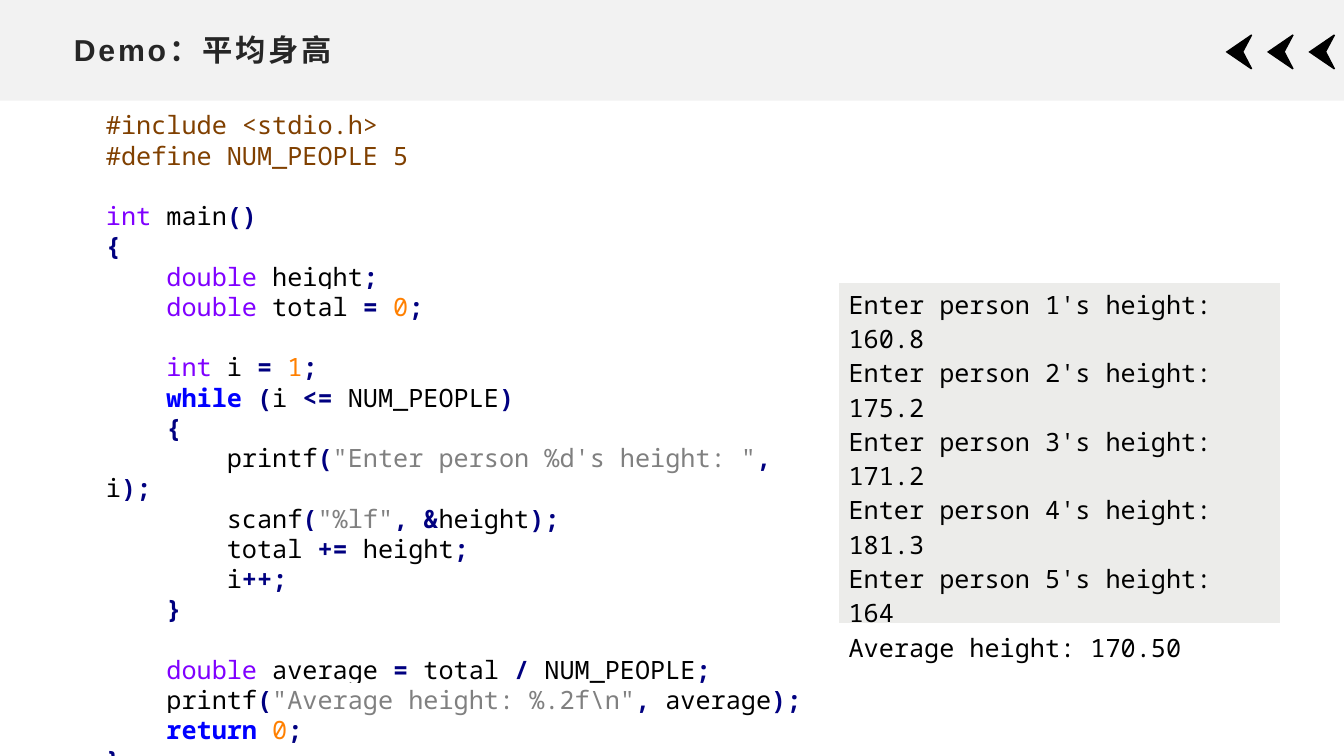
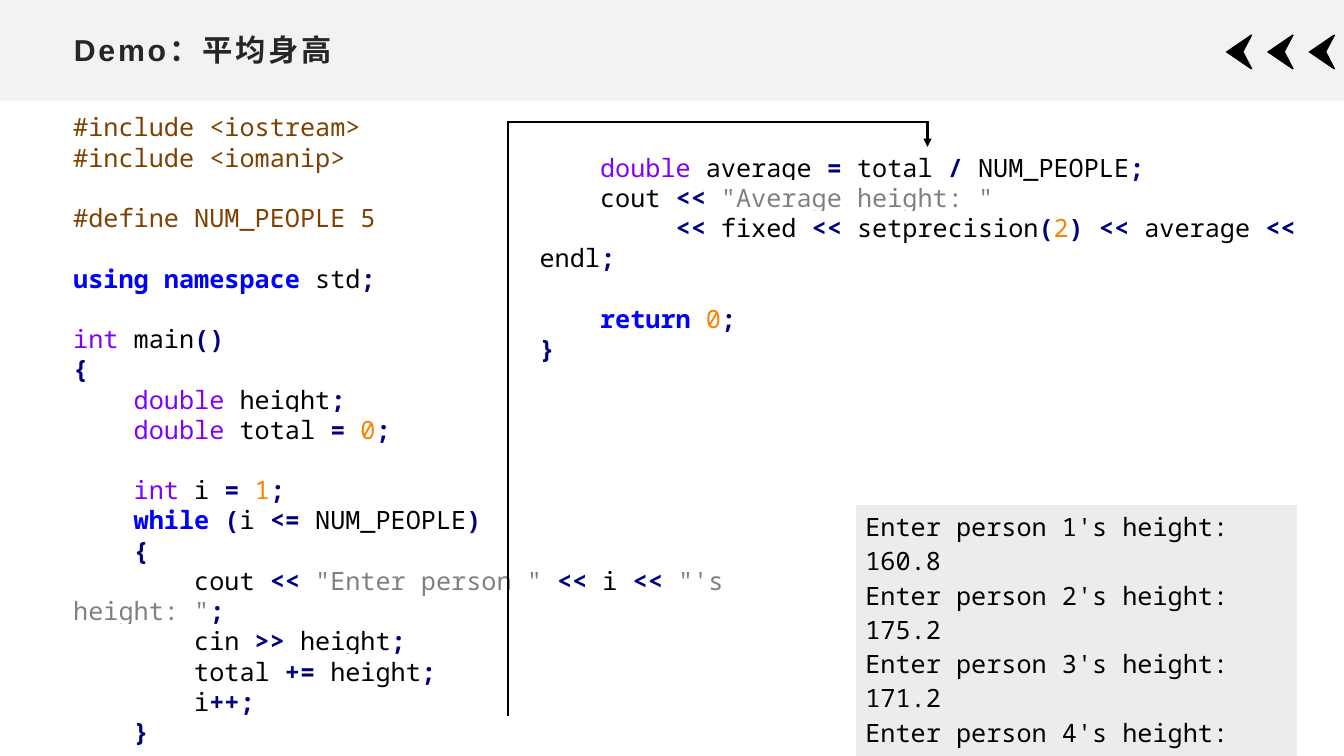
Before and after one commit to xdai02/C_Plus_Plus, a slide deck: slide 4 of slides/Chapter3.pptx. Drawn at 1344x756 pixels with LibreOffice and Linux fonts; fonts in the diff are those of the drawing. Boxes give left, top, right and bottom in pixels: in the first picture for what was removed or moved away, otherwise in the second. Text is boxed around its words. In the diff, an @@ line names an element or a change of style, - is before the commit and + after.

```diff
--- a/slides/Chapter3.pptx
+++ b/slides/Chapter3.pptx
@@ text "#include <iostream>": place and size @@
-text "#include <iostream>" at (106,115,801,743)
+text "#include <iostream>" at (73,117,723,715)
@@ text at (73,117,360,173): text changed @@
-#include <stdio.h>
+#include <iostream>
+#include <iomanip>
@@ elbow arrow added from (508, 717) to (928, 147), #000000 1.5 pt @@
@@ text added at (540,158,1250,332), 18 pt, text #000000 @@
+double average = total / NUM_PEOPLE;
+cout << "Average height: "
+<< fixed << setprecision(2) << average << endl;
+return 0;
+}
@@ text at (73,268,375,294): paragraph added @@
+using namespace std;
@@ table: place and size @@
-table at (839,282,1281,667)
+table at (855,505,1298,752)
@@ text at (73,567,723,654): text changed @@
-printf("Enter person %d's height: ", i);
-scanf("%lf", &height);
+cout << "Enter person " << i << "'s height: ";
+cin >> height;
@@ text at (166,660,801,743): paragraphs removed @@
-double average = total / NUM_PEOPLE;
-printf("Average height: %.2f\n", average);
-return 0;
-}
```
Also in this commit, not shown: 84 other slides changed, 9 other files.
